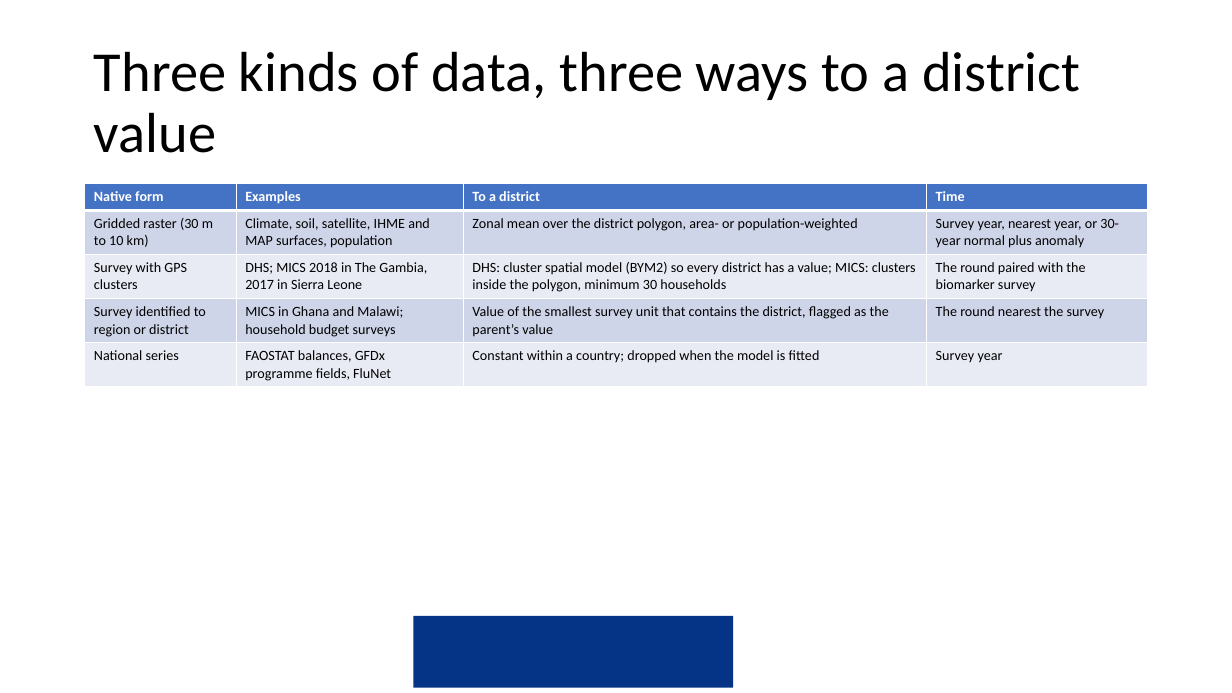
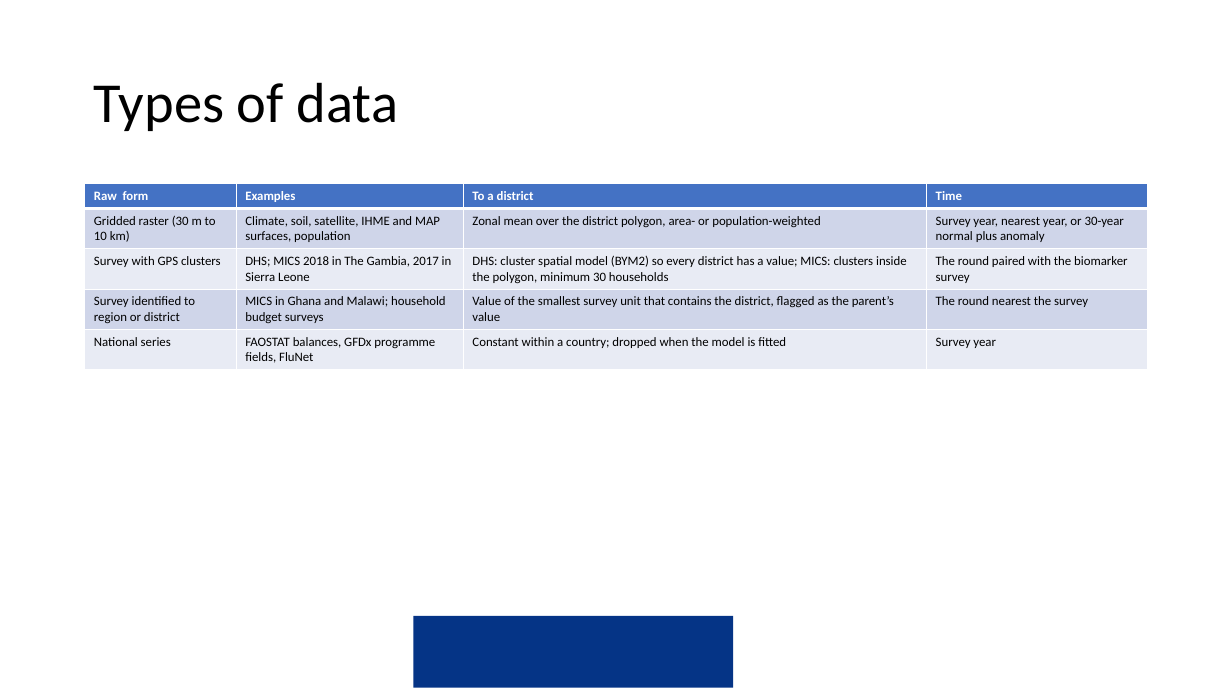
Before and after one commit to amertens/mn-prediction, a slide deck: slide 7 of docs/slides/MN-proxy-data-sources-2026-09.pptx (slide 4 before the commit). Drawn at 1232x693 pixels with LibreOffice and Linux fonts; fonts in the diff are those of the drawing; background and template pictures are left out. Boxes give left, top, right and bottom in pixels: in the first picture for what was removed or moved away, otherwise in the second. Text is boxed around its words. In the diff, an @@ line names an element or a change of style, - is before the commit and + after.

```diff
--- a/docs/slides/MN-proxy-data-sources-2026-09.pptx
+++ b/docs/slides/MN-proxy-data-sources-2026-09.pptx
@@ title at [94, 82, 398, 131]: text changed @@
-Three kinds of data, three ways to a district value
+Types of data
@@ table at [85, 184, 1148, 369] @@
-row 1, column 1: Native form
+row 1, column 1: Raw form
@@ size 11 to 10 pt @@
```
Also in this commit, not shown: 8 other slides changed, 10 slides added, 8 slides removed, 36 other files.
